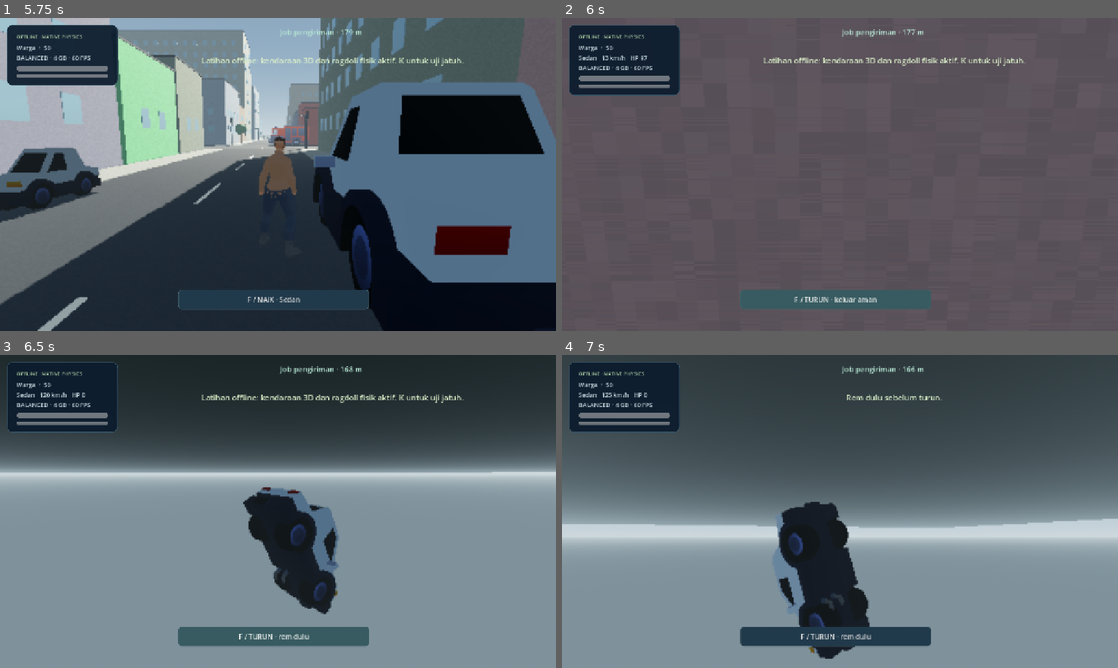
Above: before the commit, frames 1-4 (two rows, left to right).
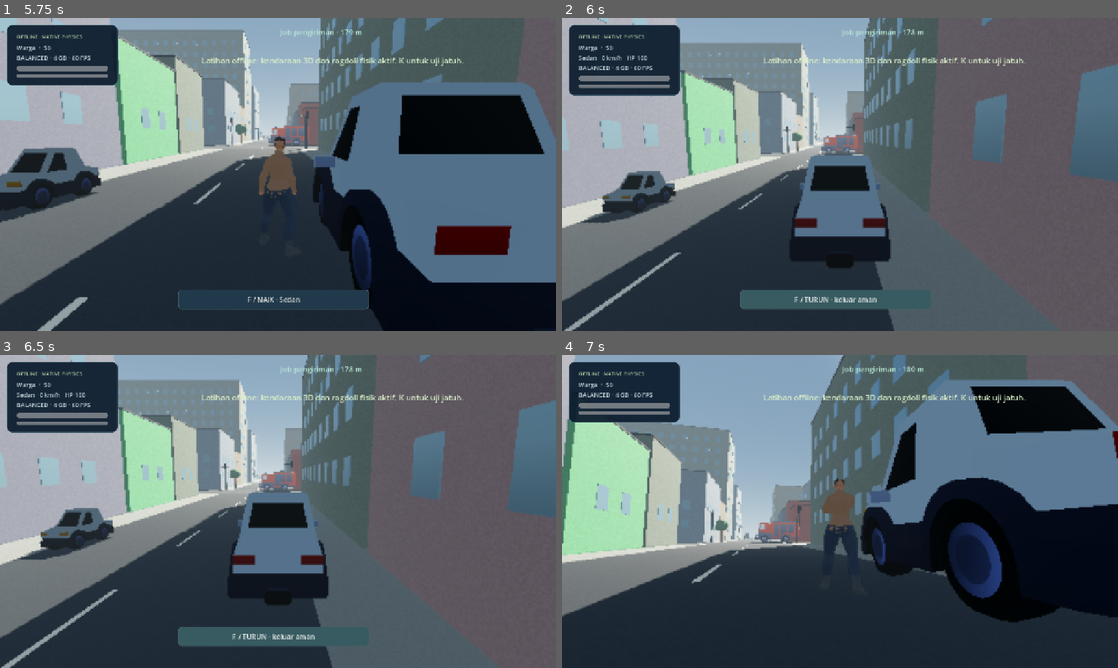
Above: after the commit, the same moments.

Repository: xykal/veyra-neon-district
Game: Godot game, scene res://scenes/main.tscn
The game is run twice, just before and just after one commit, with the same random seed, the same clock (stepped at 60 frames per second) and the same inputs.
Inputs (mouse positions are in pixels of both pictures, inside the frame that each line leads up to):
- Up to frame 1 (5.75 s): click "Raka" at 0.5 s; click "Kai" at 1.25 s; click "Atlas" at 2 s; click "Naya" at 2.75 s; click "Luna" at 3.5 s; click "Asha" at 4.25 s; click "LATIHAN OFFLINE · full native…" at 5 s
- Up to frame 2 (6 s): click "F / NAIK · Sedan" at 5.75 s
- Up to frame 3 (6.5 s): no input
- Up to frame 4 (7 s): tap Enter at 6.5 s; move the mouse to (867, 511) at 6.52 s; hold W from 6.53 s (still down); tap F at 6.6 s; click (867, 511) at 6.67 s; tap Space at 6.77 s

Frame 1 is identical in both runs. In frame 2, 54% of the frame differs, in the area x 0-100%, y 0-100%; in frame 3, 87%; in frame 4, 88%.

Commit message:
fix: prevent driver self-collision energy and ship native alpha 2 with world integration coverage

Diff:
--- a/native/project.godot
+++ b/native/project.godot
@@ -3,7 +3,7 @@
 
 [application]
 config/name="Veyra: Neon District — Native Alpha"
-config/version="0.4.0-alpha"
+config/version="0.4.0-alpha.2"
 run/main_scene="res://scenes/main.tscn"
 config/features=PackedStringArray("4.7", "GL Compatibility")
 config/icon="res://assets/icon.svg"
--- a/native/scripts/audio.gd
+++ b/native/scripts/audio.gd
@@ -20,10 +20,19 @@
  if stream is AudioStreamWAV:stream.loop_mode=AudioStreamWAV.LOOP_FORWARD;stream.loop_begin=0;stream.loop_end=stream.data.size()/2
  p.stream=stream;p.volume_db=volume;p.max_distance=70;p.unit_size=3.0;add_child(p);p.global_position=point;p.play();loops[key]=p;return p
 func stop_loop(key):
- if loops.has(key):loops[key].queue_free();loops.erase(key)
+ if loops.has(key):loops[key].stop();loops[key].stream=null;loops[key].queue_free();loops.erase(key)
 func engine(key,point,speed,throttle,active):
  if not active:stop_loop(key);return
  var p=start_loop(key,"engine_idle",point,-13)
  if p:p.global_position=point;p.pitch_scale=clampf(.85+absf(speed)*.065+absf(throttle)*.3,.8,3.5);p.volume_db=-18+absf(throttle)*5+minf(absf(speed),35)*.12
 func set_volume(master):
  AudioServer.set_bus_volume_db(0,linear_to_db(clampf(master,0.001,1.0)))
+
+func shutdown():
+ for p in pool:
+  if is_instance_valid(p):p.stop();p.stream=null
+ for p in loops.values():
+  if is_instance_valid(p):p.stop();p.stream=null
+ loops.clear();streams.clear()
+func _exit_tree():
+ shutdown()
--- a/native/scripts/avatar.gd
+++ b/native/scripts/avatar.gd
@@ -93,7 +93,7 @@
  if bone_count>11:specs.append_array([["hand_l",.04,.12,.5],["hand_r",.04,.12,.5],["foot_l",.06,.16,.9],["foot_r",.06,.16,.9]])
  for spec in specs:
   var id=skeleton.find_bone(spec[0]);if id<0:continue
-  var b=PhysicalBone3D.new();b.name="Physical_"+spec[0];simulator.add_child(b);b.set("bone_name",spec[0]);b.mass=spec[3];b.friction=.7;b.bounce=.05;b.collision_layer=8;b.collision_mask=1|2
+  var b=PhysicalBone3D.new();b.name="Physical_"+spec[0];simulator.add_child(b);b.set("bone_name",spec[0]);b.mass=spec[3];b.friction=.7;b.bounce=.05;b.collision_layer=0;b.collision_mask=0
   var offset=Transform3D.IDENTITY;offset.origin=Vector3(0,spec[2]*.45,0);b.body_offset=offset
   var joint=Transform3D.IDENTITY;joint.origin=-offset.origin;b.joint_offset=joint
   var hinge="lowerarm" in spec[0] or "calf" in spec[0]
@@ -131,10 +131,11 @@
  ragdoll=true
  if animator:animator.stop(true)
  simulator.physical_bones_start_simulation()
- for b in physical:b.linear_velocity=impulse.limit_length(8);b.angular_velocity=Vector3(.3,.15,.4)
+ for b in physical:b.collision_layer=8;b.collision_mask=1|2;b.linear_velocity=impulse.limit_length(8);b.angular_velocity=Vector3(.3,.15,.4)
 func stop_ragdoll():
  if not ragdoll:return
  simulator.physical_bones_stop_simulation();ragdoll=false
+ for b in physical:b.collision_layer=0;b.collision_mask=0
  for i in range(skeleton.get_bone_count()):skeleton.set_bone_pose_position(i,rest_positions[i]);skeleton.set_bone_pose_rotation(i,rest_rotations[i])
  current="";play_motion("Idle_Loop")
 func body_position():
--- a/native/scripts/main.gd
+++ b/native/scripts/main.gd
@@ -67,7 +67,7 @@
  elif "--online-test" in OS.get_cmdline_user_args():call_deferred("_online_test")
  elif demo_capture:call_deferred("start_game",false)
  if capture_path!="":call_deferred("_capture")
- print("VEYRA_NATIVE_READY version=0.4.0-alpha renderer=",RenderingServer.get_video_adapter_name()," tier=",quality," assets=20-clips/65-bones; world=",world.data.seed)
+ print("VEYRA_NATIVE_READY version=0.4.0-alpha.2 renderer=",RenderingServer.get_video_adapter_name()," tier=",quality," assets=20-clips/65-bones; world=",world.data.seed)
 func _preview():
  preview=Citizen.new();add_child(preview);preview.position=Vector3(-40,0,-40);preview.setup(int(prefs.data.look),quality)
  pedestal=MeshInstance3D.new();var disk=CylinderMesh.new();disk.top_radius=2.2;disk.bottom_radius=2.3;disk.height=.12;d …(243 unchanged characters)…
@@ -317,6 +317,16 @@
  for i in range(60):await get_tree().physics_frame
  # The full renderer/controller test can also be run on an exported EXE, without WebView/browser.
  _check(player.global_position.is_finite(),"controller finite")
+ candidate=_candidate();_check(candidate!=null,"normal spawn vehicle access")
+ if candidate:
+  var car=candidate;interact();_check(player.driving==car,"driver assignment")
+  for i in range(120):await get_tree().physics_frame
+  _check(car.global_position.y>-.2 and car.global_position.y<1.5,"occupied vehicle grounded")
+  _check(car.linear_velocity.length()<3,"driver entry cannot launch vehicle")
+  var point=car.safe_exit(player);_check(point!=null,"safe driver exit")
+  if point!=null:player.exit_vehicle(point)
+  for i in range(12):await get_tree().physics_frame
+  _check(player.driving==null,"driver state clears on exit")
  player.knockdown(Vector3(2,1,0))
  for i in range(180):await get_tree().physics_frame
  _check(player.avatar.physical.size()>=11,"physical bone bodies")
--- a/native/scripts/pawn.gd
+++ b/native/scripts/pawn.gd
@@ -73,10 +73,11 @@
  pivot.rotation=Vector3(-camera_pitch,-camera_yaw-PI/2,0)
  if camera.current and avatar and not avatar.ragdoll and driving==null:avatar.visible=spring.get_hit_length()>.65
 func enter_vehicle(car):
- driving=car;collision.set_deferred("disabled",true);car.driver=1;car.freeze=online
+ driving=car;collision.disabled=true;car.add_collision_exception_with(self);add_collision_exception_with(car);car.driver=1;car.freeze=online
  spring.add_excluded_object(car.get_rid());velocity=Vector3.ZERO
 func exit_vehicle(point):
- if driving:spring.remove_excluded_object(driving.get_rid());driving.driver=0
+ if driving:
+  spring.remove_excluded_object(driving.get_rid());driving.driver=0;driving.remove_collision_exception_with(self);remove_collision_exception_with(driving)
  driving=null;global_position=point;avatar.position=Vector3.ZERO;avatar.visible=true;collision.set_deferred("disabled",false);velocity=Vector3.ZERO
 func knockdown(impulse=Vector3.ZERO,seconds=2.7):
  if driving:return
--- a/native/scripts/vehicle.gd
+++ b/native/scripts/vehicle.gd
@@ -130,7 +130,7 @@
    if ground.is_empty():continue
    point.y=ground.position.y+.04
    var capsule=CapsuleShape3D.new();capsule.radius=.42;capsule.height=1.8
-   var q=PhysicsShapeQueryParameters3D.new();q.shape=capsule;q.transform=Transform3D(Basis.IDENTITY,point+Vector3.UP*.95);q.collision_mask=1|2;q.exclude=[get_rid(),pawn.get_rid()]
+   var q=PhysicsShapeQueryParameters3D.new();q.shape=capsule;q.transform=Transform3D(Basis.IDENTITY,point+Vector3.UP*.95);q.collision_mask=1|2|16;q.exclude=[get_rid(),pawn.get_rid()]
    if state.intersect_shape(q,1).is_empty():return point
  return null
 func reset_upright():
--- /dev/null
+++ b/native/tests/driver_smoke.gd
@@ -0,0 +1,35 @@
+extends SceneTree
+# Integration regression: real game world + normal spawn + actual driver enter/exit, not a bare car body.
+var failed=0
+func check(value,label):
+ if not value:failed+=1;push_error("DRIVER_ASSERT "+label)
+func _initialize():call_deferred("run")
+func run():
+ var game=load("res://scenes/main.tscn").instantiate();root.add_child(game)
+ for i in range(4):await physics_frame
+ game.start_game(false)
+ for i in range(20):await physics_frame
+ game.candidate=game._candidate();check(game.candidate!=null,"normal spawn has an accessible vehicle")
+ if game.candidate==null:quit(1);return
+ var car=game.candidate;var before=car.global_position
+ print("DRIVER_BEFORE ",car.global_position," vehicle=",car.vehicle_id)
+ game.interact();check(game.player.driving==car,"enter assigns driver")
+ var minimum=1000.0;var maximum=-1000.0;var max_speed=0.0
+ for i in range(120):
+  await physics_frame;minimum=minf(minimum,car.global_position.y);maximum=maxf(maximum,car.global_position.y);max_speed=maxf(max_speed,car.linear_velocity.length())
+ print("DRIVER_SETTLE ",car.global_position," minY=",minimum," maxY=",maximum," maxSpeed=",max_speed)
+ check(minimum>-.2 and maximum<1.5,"occupied car stays on ground")
+ check(max_speed<3,"entering a stationary car does not inject launch energy")
+ check(car.global_position.distance_to(before)<4,"driver entry does not teleport/fall away")
+ var point=car.safe_exit(game.player)
+ check(point!=null,"safe exit remains reachable")
+ if point!=null:game.player.exit_vehicle(point)
+ for i in range(12):await physics_frame
+ check(game.player.driving==null,"exit clears driver state")
+ game.return_lobby();game.queue_free()
+ for i in range(3):await process_frame
+ for i in range(2):await physics_frame
+ print("NATIVE_DRIVER_","PASS" if failed==0 else "FAIL"," failures=",failed)
+ call_deferred("finish")
+func finish():
+ quit(0 if failed==0 else 1)
Not shown, changed: native/export_presets.cfg
Not shown, added: native/tests/driver_smoke.gd.uid
Not shown, changed: .github/workflows/native.yml
Not shown, changed: README.md
Not shown, changed: native/README.md
Not shown, changed: tools/native-build.py
Not shown, changed: tools/native-test.py
